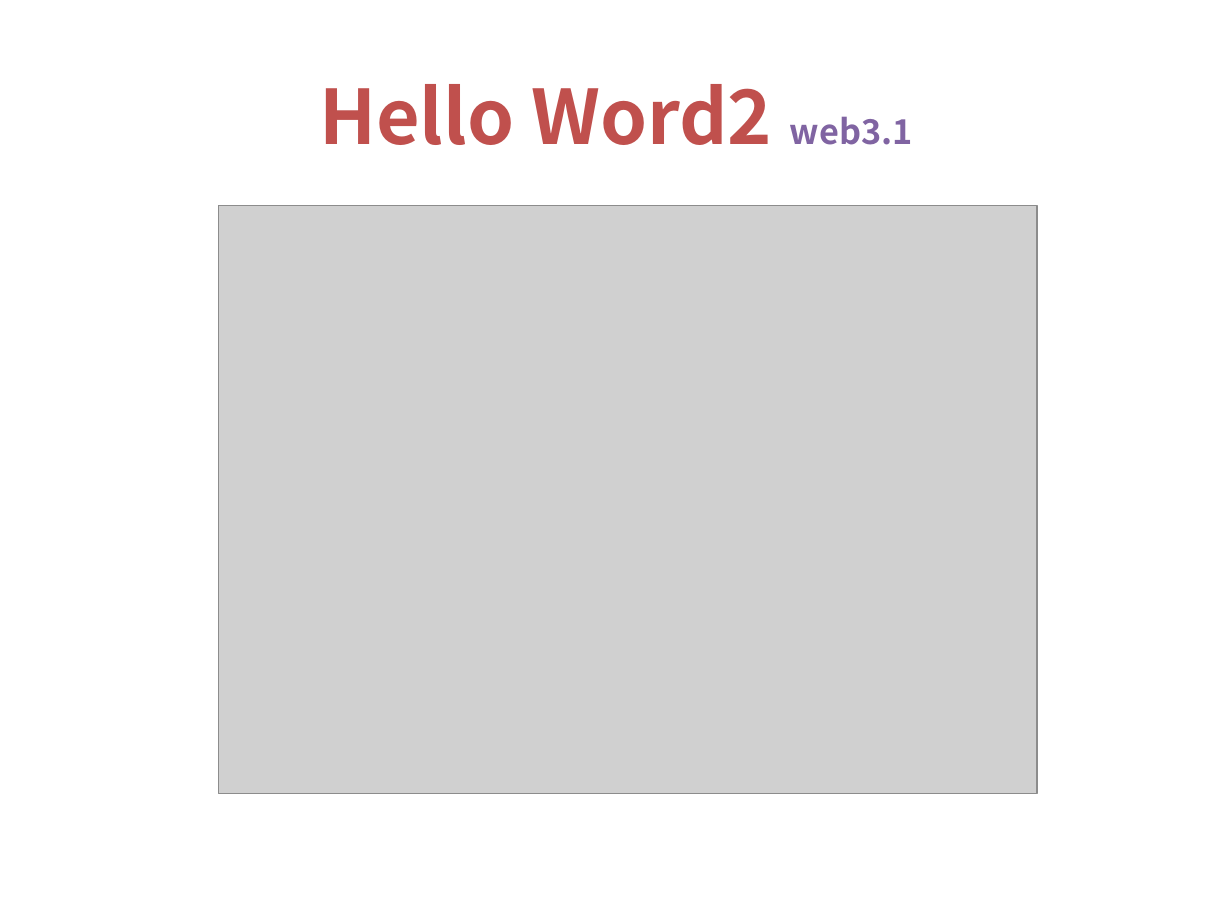
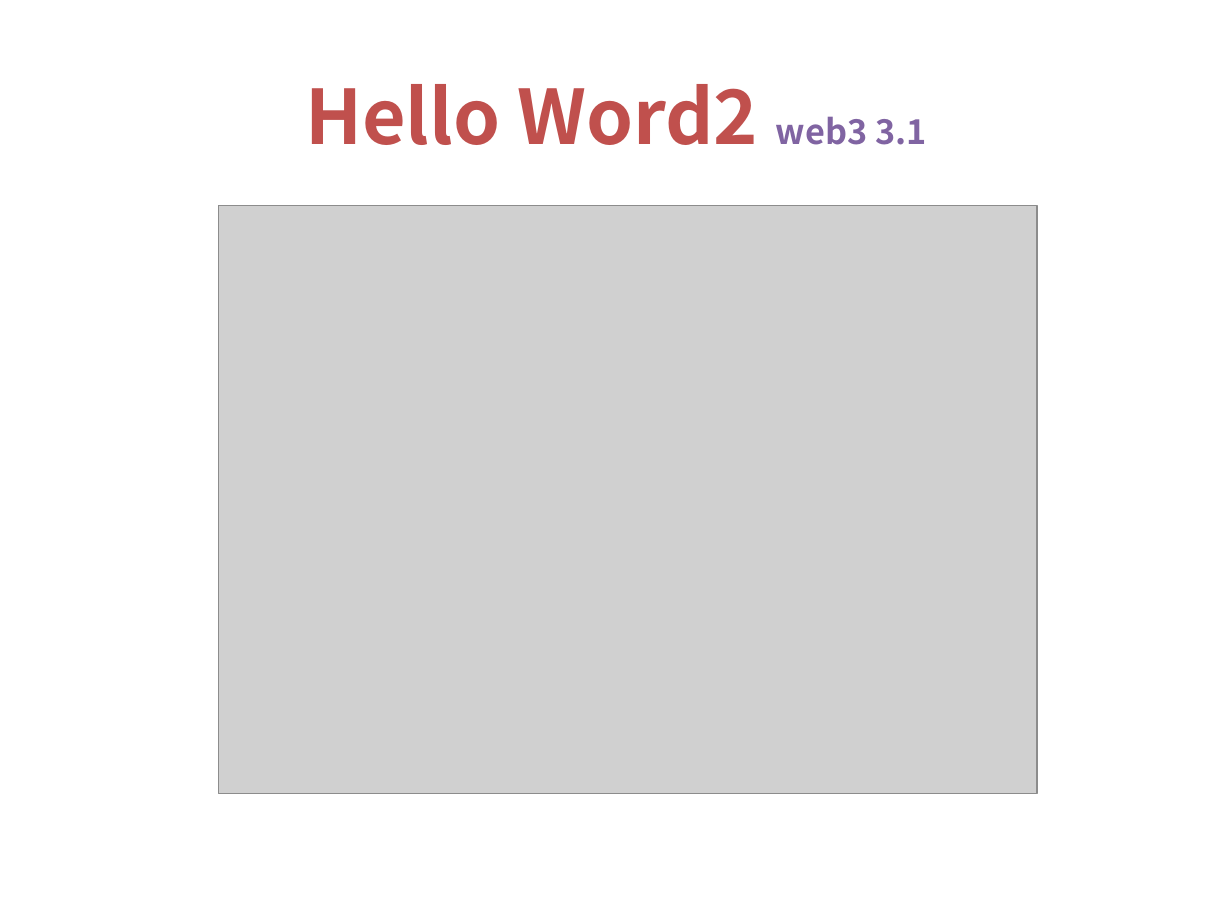
Before and after one commit to 6h15m/2021-nodejs, a slide deck: slide 14 of PPT/08 - 응용프로그래밍개발(Nodejs) - Express기초.pptx. Drawn at 1232x924 pixels with LibreOffice and Linux fonts; fonts in the diff are those of the drawing; grey boxes stand for pictures. Boxes give left, top, right and bottom in pixels: in the first picture for what was removed or moved away, otherwise in the second. Text is boxed around its words. In the diff, an @@ line names an element or a change of style, - is before the commit and + after.

```diff
--- a/PPT/08 - 응용프로그래밍개발(Nodejs) - Express기초.pptx
+++ b/PPT/08 - 응용프로그래밍개발(Nodejs) - Express기초.pptx
@@ title at bbox=[305, 84, 927, 145]: text changed @@
-Hello Word2 web3.1
+Hello Word2 web3 3.1
```
Also in this commit, not shown: 1 other slide changed, 9 other files.
